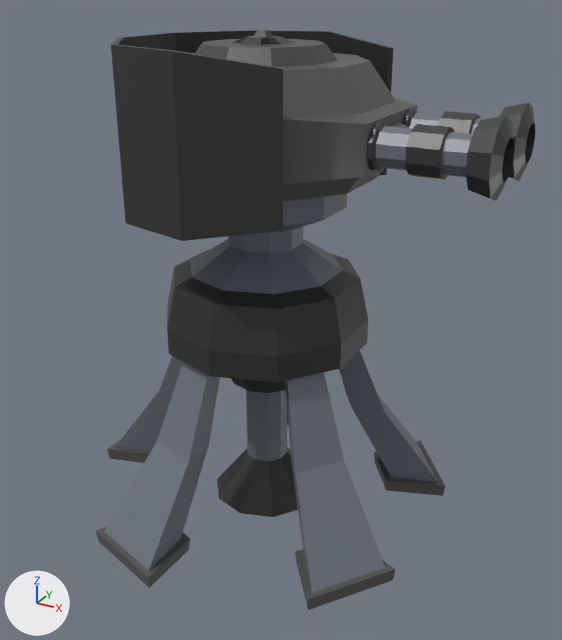
An edit to the FBX model Assets/_Project/Models/Turret 3.fbx, drawn before and after from the same camera.
Rendered twice from a camera (50 mm lens) standing at (0.619, 1.858, 0.885) and looking at (0.053, 2.889, 0.37). The axes (+X, +Y, +Z) are drawn at lower left. The lights are the same throughout. Where no turn or scale is listed for an object, it has been applied to the vertices.

Before the edit, the objects in view are built like this:
```python
me_куб_011 = bpy.data.meshes.new('Куб.011')
me_куб_011.from_pydata(...)  # 230 vertices, 222 faces; spans x -0.323..0.307, y -0.331..0.331, z 0.0..0.634
me_куб_011.materials.append(mat_material)  # picture img_my_pallete_png
me_куб_012 = bpy.data.meshes.new('Куб.012')
me_куб_012.from_pydata(...)  # 404 vertices, 371 faces; spans x -0.219..0.395, y -0.231..0.231, z -0.089..0.18
me_куб_012.materials.append(mat_material)  # picture img_my_pallete_png
ob_куб_004 = bpy.data.objects.new('Куб.004', me_куб_011)
ob_куб_004.location = (0.0, 2.93, 0.0)
ob_куб_005 = bpy.data.objects.new('Куб.005', me_куб_012)
ob_куб_005.location = (0.0, 2.93, 0.634)
```
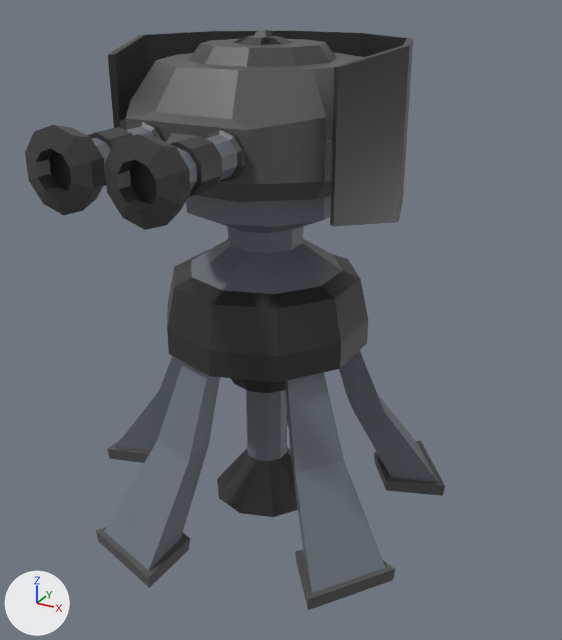
The change in detail:
Mesh me_куб_012_1 is new.
It has 404 vertices, 371 faces and spans x -0.231..0.231, y -0.395..0.219, z -0.089..0.18.
It uses material mat_material (picture img_my_pallete_png).
Object 'Куб.005' (ob_куб_005) is deleted.
Object 'TurretHead3' (ob_turrethead3) is new; it shows me_куб_012_1.
Its location is (0.0, 2.93, 0.634).

Pixel boxes (x1, y1, x2, y2) of what changed, in the pictures (562 x 640 px):
'Куб.005', deleted
    before: (111, 30, 535, 241)
'TurretHead3', added
    after: (25, 30, 413, 230)
